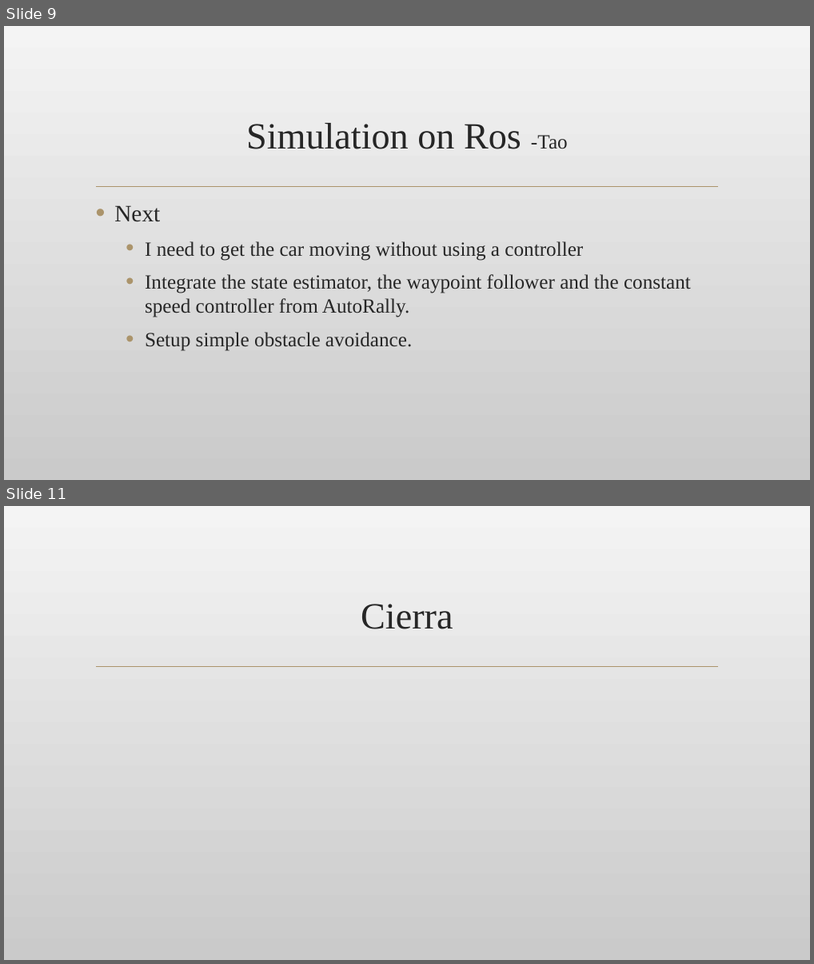
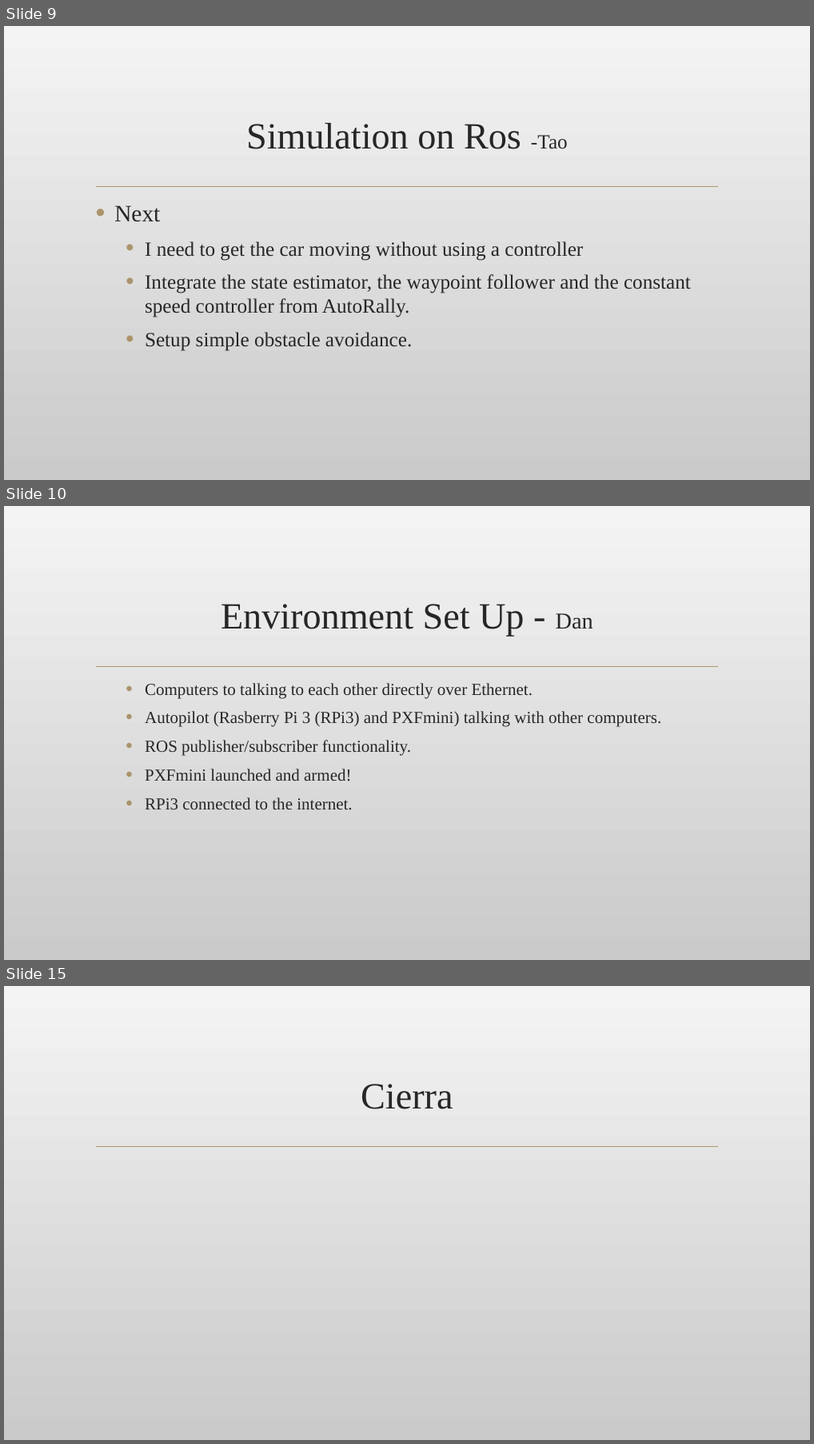
Before and after one commit to TaoChenOSU/ARC, a slide deck: winter_prog/Winter_Progress_Report.pptx. Shown one above the other, each under a label of ours: slides 9 and 11 before the commit, slides 9, 10 and 15 after it; the slides between them are not shown. The pictures are 814x964 and 814x1444 pixels, drawn with LibreOffice and Linux fonts; fonts in the diff are those of the drawing; background and template pictures are left out. Boxes give left, top, right and bottom in pixels: in the first picture for what was removed or moved away, otherwise in the second. Text is boxed around its words. In the diff, an @@ line names an element or a change of style, - is before the commit and + after.

```diff
--- a/winter_prog/Winter_Progress_Report.pptx
+++ b/winter_prog/Winter_Progress_Report.pptx
@@ slide 10 added at [4, 506, 810, 960], background picture (left out); not listed: 1 template element that a slide beside it also shows @@
@@ title added at [221, 604, 594, 636], 44 pt, text #262626 @@
+Environment Set Up - Dan
@@ text added at [145, 683, 662, 809], 20 pt, text #262626 @@
+  • Computers to talking to each other directly over Ethernet.
+  • Autopilot (Rasberry Pi 3 (RPi3) and PXFmini) talking with other computers.
+  • ROS publisher/subscriber functionality.
+  • PXFmini launched and armed!
+  • RPi3 connected to the internet.
@@ what was slide 11 is now slide 15 @@
```
Also in this commit, not shown: 4 other slides added, 1 slide removed.
